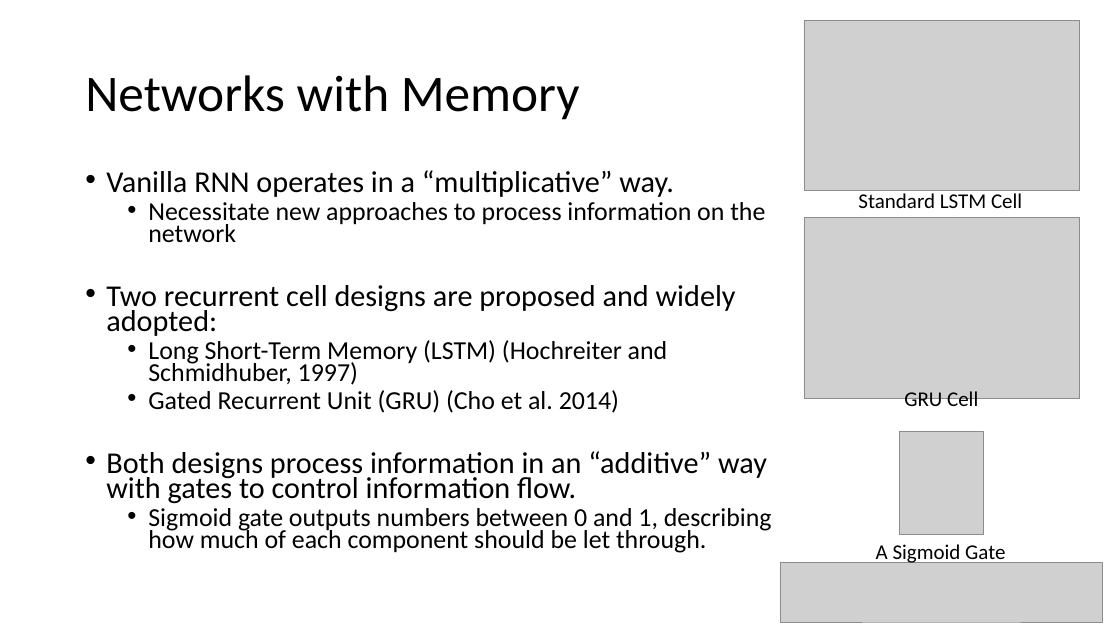
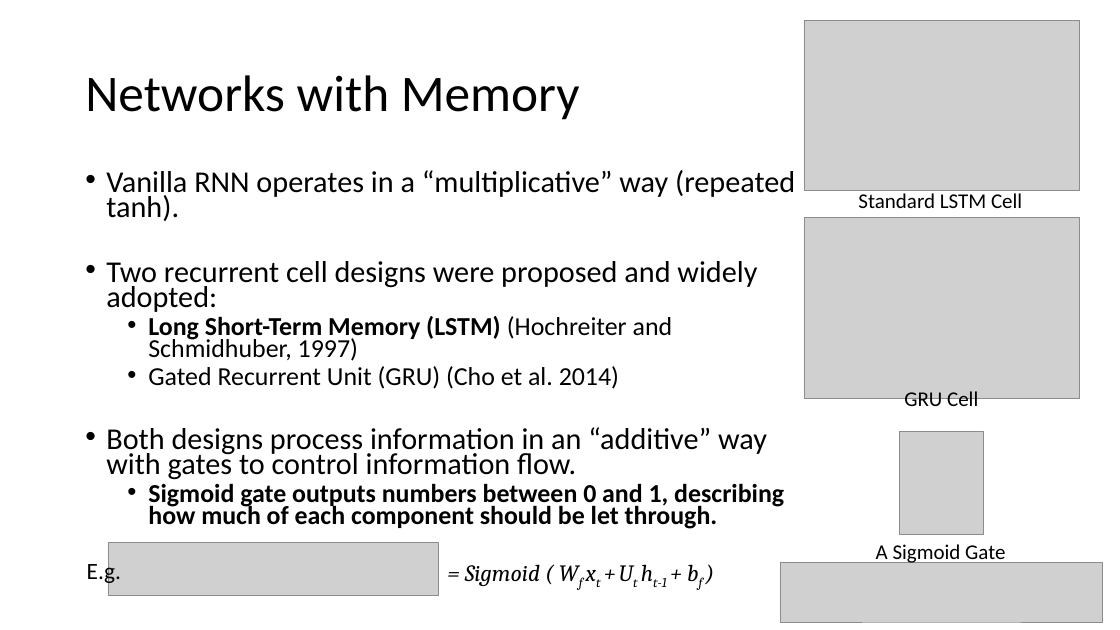
Before and after one commit to ailab-ua/courses, a slide deck: slide 11 of resources/recurrent_neural_networks_april_2019.pptx (slide 13 before the commit). Drawn at 1120x630 pixels with LibreOffice and Linux fonts; fonts in the diff are those of the drawing; grey boxes stand for pictures. Boxes give left, top, right and bottom in pixels: in the first picture for what was removed or moved away, otherwise in the second. Text is boxed around its words. In the diff, an @@ line names an element or a change of style, - is before the commit and + after.

```diff
--- a/resources/recurrent_neural_networks_april_2019.pptx
+++ b/resources/recurrent_neural_networks_april_2019.pptx
@@ text at bbox=[106, 170, 795, 312]: text changed @@
-• Vanilla RNN operates in a “multiplicative” way.
-  • Necessitate new approaches to process information on the network
-• Two recurrent cell designs are proposed and widely adopted:
+• Vanilla RNN operates in a “multiplicative” way (repeated tanh).
+• Two recurrent cell designs were proposed and widely adopted:
@@ text at bbox=[148, 316, 784, 529]: bold on in "Long Short-Term Memory (LSTM)", "Sigmoid gate outputs numbers between 0 and ..." @@
@@ text added at bbox=[87, 559, 121, 585], 20 pt, text #000000 @@
+E.g.
@@ picture added at bbox=[108, 542, 439, 595] @@
@@ text added at bbox=[465, 564, 667, 587], 20 pt, text #000000, italic @@
+= Sigmoid ( Wf xt + Ut ht-1 + bf )
```
Also in this commit, not shown: 29 other slides changed, 1 slide added, 2 slides removed.
